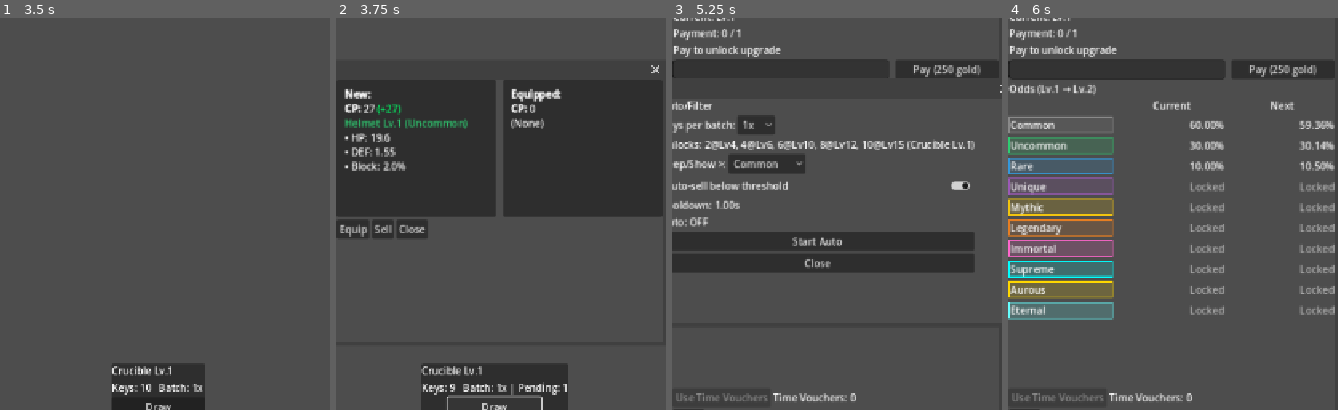
Above: before the commit, frames 1-4 (left to right).
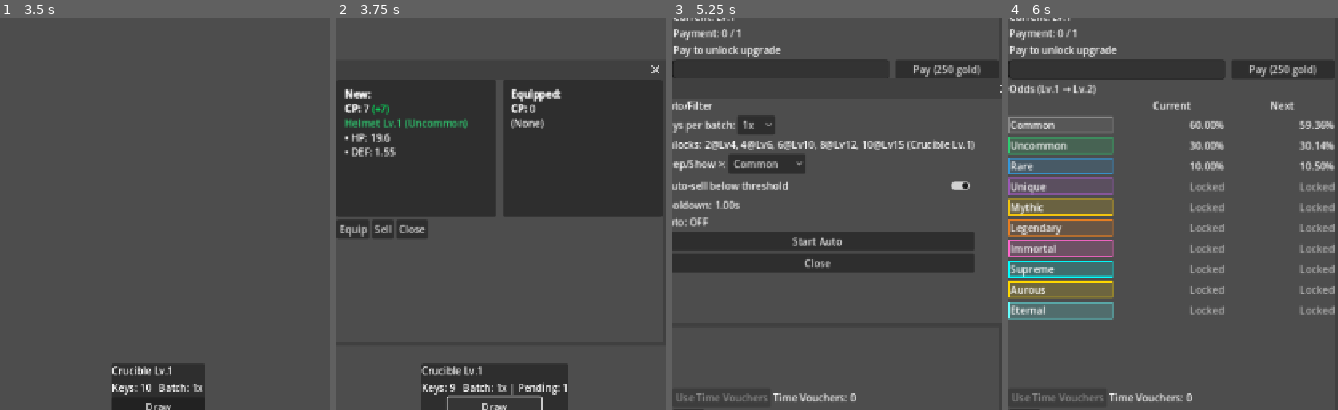
Above: after the commit, the same moments.

Repository: Mr-Cee/TheCrucibleGame
Game: Godot game, scene res://scenes/ui/Home.tscn
Two runs of this game, one before a commit and one after it. Both use one fixed random seed, a clock stepped at 60 frames per second and the inputs below.
Inputs:
- Up to frame 1 (3.5 s): click "All" at 0.5 s; click "Compact" at 1.25 s; click "Clear" at 2 s; click "1x" at 2.75 s
- Up to frame 2 (3.75 s): click "Draw" at 3.5 s
- Up to frame 3 (5.25 s): click "Upgrade" at 4.25 s; click "Auto" at 5 s
- Up to frame 4 (6 s): click "Start Auto" at 5.75 s
The pictures show only the part of the screen within x 25-75%, y 25-75%; the shares and areas given below are measured in that part.

Frame 1 is identical in both runs. In frame 2, 0.5% of the frame differs, in the area x 2-22%, y 21-40%; in frame 3, less than 0.1%; in frame 4, nothing differs.

Commit message:
Tweaked item generation. Fixed so stats are a bit more powerful as the tier increases. Also fixed number of stats per tier.

Diff:
--- a/scripts/systems/CrucibleSystem.gd
+++ b/scripts/systems/CrucibleSystem.gd
@@ -21,6 +21,8 @@
 
 	item.slot = ROLLABLE_SLOTS[rng.randi_range(0, ROLLABLE_SLOTS.size() - 1)]
 	item.item_level = Catalog.roll_item_level(p.level)
+
+	# IMPORTANT: actually assign rarity to the item
 	item.rarity = roll_rarity_for_level(p.crucible_level)
 
 	item.stats = _roll_stats(item.slot, item.item_level, item.rarity, p.class_id)
@@ -48,82 +50,211 @@
 
 func _roll_stats(slot: int, item_level: int, rarity: int, class_id: int) -> Stats:
 	var s := Stats.new()
+	var rng := (RNG as RNGService)
+
+	# Rarity multiplier (existing behavior)
 	var mult: float = float(Catalog.RARITY_STAT_MULT.get(rarity, 1.0))
-	var rng := (RNG as RNGService)
-
+
+	# -----------------------------
+	# 1) Main stats (Common/Uncommon baseline)
+	# -----------------------------
+	var is_weapon: bool = (slot == Catalog.GearSlot.WEAPON)
+	var is_armor: bool = (
+		slot == Catalog.GearSlot.HELMET
+		or slot == Catalog.GearSlot.SHOULDERS
+		or slot == Catalog.GearSlot.CHEST
+		or slot == Catalog.GearSlot.GLOVES
+		or slot == Catalog.GearSlot.BELT
+		or slot == Catalog.GearSlot.LEGS
+		or slot == Catalog.GearSlot.BOOTS
+	)
+	var is_accessory: bool = (slot == Catalog.GearSlot.RING or slot == Catalog.GearSlot.BRACELET)
+
+	# Slot-flavored main stat coefficients (tune freely)
+	# These are intentionally simple and consistent with your new tier rules.
 	match slot:
 		Catalog.GearSlot.WEAPON:
-			s.atk = 6.0 + float(item_level) * 1.9
-			s.crit_chance = _pct_roll(rng, 0, 4)
-			s.crit_dmg = _pct_roll(rng, 0, 8)
+			# Weapon main stats: HP + ATK
+			s.hp  = 8.0  + float(item_level) * 2.0
+			s.atk = 6.0  + float(item_level) * 1.9
 
 		Catalog.GearSlot.HELMET:
-			s.hp = 16.0 + float(item_level) * 3.6
-			s.def = 1.1 + float(item_level) * 0.45
-			s.block = _pct_roll(rng, 0, 3)
+			s.hp  = 16.0 + float(item_level) * 3.6
+			s.def = 1.1  + float(item_level) * 0.45
 
 		Catalog.GearSlot.SHOULDERS:
-			s.hp = 14.0 + float(item_level) * 3.2
-			s.def = 1.2 + float(item_level) * 0.50
-			s.avoidance = _pct_roll(rng, 0, 2)
+			s.hp  = 14.0 + float(item_level) * 3.2
+			s.def = 1.2  + float(item_level) * 0.50
 
 		Catalog.GearSlot.CHEST:
-			s.hp = 26.0 + float(item_level) * 5.2
-			s.def = 2.2 + float(item_level) * 0.75
-			s.regen = 0.10 + float(item_level) * 0.02
+			s.hp  = 26.0 + float(item_level) * 5.2
+			s.def = 2.2  + float(item_level) * 0.75
 
 		Catalog.GearSlot.GLOVES:
-			s.atk = 2.2 + float(item_level) * 0.85
-			s.atk_spd = 0.06 + float(item_level) * 0.012
-			s.combo_chance = _pct_roll(rng, 0, 3)
+			s.hp  = 12.0 + float(item_level) * 3.0
+			s.def = 0.9  + float(item_level) * 0.35
 
 		Catalog.GearSlot.BELT:
-			s.hp = 10.0 + float(item_level) * 2.8
-			s.def = 0.8 + float(item_level) * 0.30
-			s.regen = 0.15 + float(item_level) * 0.03
+			s.hp  = 10.0 + float(item_level) * 2.8
+			s.def = 0.8  + float(item_level) * 0.30
 
 		Catalog.GearSlot.LEGS:
-			s.hp = 18.0 + float(item_level) * 4.0
-			s.def = 1.6 + float(item_level) * 0.60
-			s.avoidance = _pct_roll(rng, 0, 3)
+			s.hp  = 18.0 + float(item_level) * 4.0
+			s.def = 1.6  + float(item_level) * 0.60
 
 		Catalog.GearSlot.BOOTS:
-			s.hp = 11.0 + float(item_level) * 2.7
-			s.avoidance = _pct_roll(rng, 0, 4)
-			s.atk_spd = 0.03 + float(item_level) * 0.008
+			s.hp  = 11.0 + float(item_level) * 2.7
+			s.def = 0.7  + float(item_level) * 0.25
 
 		Catalog.GearSlot.RING:
-			match class_id:
-				PlayerModel.ClassId.WARRIOR:
-					s.str = 1.0 + float(item_level) * 0.28
-				PlayerModel.ClassId.MAGE:
-					s.int_ = 1.0 + float(item_level) * 0.28
-				PlayerModel.ClassId.ARCHER:
-					s.agi = 1.0 + float(item_level) * 0.28
-			s.combo_chance = _pct_roll(rng, 0, 4)
-			s.combo_dmg = _pct_roll(rng, 0, 10)
+			# Accessories main stats (treat as armor-like)
+			s.hp  = 8.0  + float(item_level) * 2.2
+			s.def = 0.6  + float(item_level) * 0.22
 
 		Catalog.GearSlot.BRACELET:
-			match class_id:
-				PlayerModel.ClassId.WARRIOR:
-					s.str = 1.0 + float(item_level) * 0.22
-				PlayerModel.ClassId.MAGE:
-					s.int_ = 1.0 + float(item_level) * 0.22
-				PlayerModel.ClassId.ARCHER:
-					s.agi = 1.0 + float(item_level) * 0.22
-			s.crit_chance = _pct_roll(rng, 0, 4)
-			s.crit_dmg = _pct_roll(rng, 0, 12)
-
-		# Future slots: shouldn't drop (rollable list prevents it), but safe defaults.
-		Catalog.GearSlot.MOUNT:
-			s.hp = 8.0 + float(item_level) * 2.0
-			s.agi = 0.5 + float(item_level) * 0.10
-
-		Catalog.GearSlot.ARTIFACT:
-			s.atk = 3.0 + float(item_level) * 0.7
-			s.crit_chance = _pct_roll(rng, 0, 2)
+			s.hp  = 9.0  + float(item_level) * 2.0
+			s.def = 0.55 + float(item_level) * 0.20
 
 		_:
-			s.atk = 1.0 + float(item_level) * 0.3
+			# Safe default
+			s.hp  = 6.0 + float(item_level) * 2.0
+			s.def = 0.5 + float(item_level) * 0.2
+
+	# -----------------------------
+	# 2) Rare+: add class main stat (STR/INT/AGI)
+	# -----------------------------
+	if _rarity_meets_or_above(rarity, Catalog.Rarity.RARE):
+		var v: float = 1.0 + float(item_level) * 0.25
+		match class_id:
+			PlayerModel.ClassId.WARRIOR:
+				s.str = v
+			PlayerModel.ClassId.MAGE:
+				s.int_ = v
+			PlayerModel.ClassId.ARCHER:
+				s.agi = v
+
+	# -----------------------------
+	# 3) Unique+: add 1 secondary stat (chance/defensive)
+	# -----------------------------
+	if _rarity_meets_or_above(rarity, Catalog.Rarity.UNIQUE):
+		_add_secondary_tier1(s, slot, item_level, rng)
+
+	# -----------------------------
+	# 4) Mythic+: add another secondary stat (damage modifiers / utility)
+	# -----------------------------
+	if _rarity_meets_or_above(rarity, Catalog.Rarity.MYTHIC):
+		_add_secondary_tier2(s, slot, item_level, rng)
 
 	return s.scaled(mult)
+
+func _rarity_rank_map() -> Dictionary:
+	# Build once per call-site (small map; fine for MVP).
+	var m: Dictionary = {}
+	for i in range(Catalog.RARITY_DISPLAY_ORDER.size()):
+		m[int(Catalog.RARITY_DISPLAY_ORDER[i])] = i
+	return m
+
+func _rarity_meets_or_above(rarity: int, threshold: int) -> bool:
+	var m := _rarity_rank_map()
+	var r_rank: int = int(m.get(rarity, 0))
+	var t_rank: int = int(m.get(threshold, 0))
+	return r_rank >= t_rank
+
+func _pick_weighted(keys: Array[String], weights: Array[float], rng: RNGService) -> String:
+	var total: float = 0.0
+	for w in weights:
+		total += float(w)
+	if total <= 0.0:
+		return keys[0]
+
+	var roll: float = rng.randf() * total
+	var acc: float = 0.0
+	for i in range(keys.size()):
+		acc += float(weights[i])
+		if roll <= acc:
+			return keys[i]
+	return keys[keys.size() - 1]
+
+func _stat_exists(s: Object, prop: String) -> bool:
+	# Avoid hard-crashing if a stat isn't implemented yet (counterstrike)
+	for p in s.get_property_list():
+		if String(p.get("name", "")) == prop:
+			return true
+	return false
+
+func _set_stat_safe(s: Object, prop: String, value) -> void:
+	if _stat_exists(s, prop):
+		s.set(prop, value)
+
+func _add_secondary_tier1(s: Stats, slot: int, item_level: int, rng: RNGService) -> void:
+	# Tier 1 secondary: chance-based / defensive
+	# Pool: crit_chance, combo_chance, avoidance, block (+ optional counter_chance)
+	var keys: Array[String] = ["crit_chance", "combo_chance", "avoidance", "block", "counter_chance"]
+	var weights: Array[float]
+
+	# Slot bias
+	if slot == Catalog.GearSlot.WEAPON:
+		weights = [3.0, 2.0, 0.8, 0.4, 1.0]
+	elif slot == Catalog.GearSlot.RING or slot == Catalog.GearSlot.BRACELET:
+		weights = [1.6, 1.6, 1.4, 1.4, 1.2]
+	else:
+		# Armor
+		weights = [0.8, 0.8, 2.0, 2.3, 1.8]
+
+	var pick: String = _pick_weighted(keys, weights, rng)
+
+	# Roll sizes (simple, scales slightly with item level)
+	var max_ch: int = 2 + int(floor(float(item_level) / 5.0)) # grows slowly
+	max_ch = clampi(max_ch, 2, 8)
+
+	match pick:
+		"crit_chance":
+			s.crit_chance = float(rng.randi_range(0, max_ch))
+		"combo_chance":
+			s.combo_chance = float(rng.randi_range(0, max_ch))
+		"avoidance":
+			s.avoidance = float(rng.randi_range(0, max(2, max_ch - 1)))
+		"block":
+			s.block = float(rng.randi_range(0, max(2, max_ch - 1)))
+		"counter_chance":
+			_set_stat_safe(s, "counter_chance", float(rng.randi_range(0, max(2, max_ch - 1))))
+		_:
+			s.crit_chance = float(rng.randi_range(0, max_ch))
+
+func _add_secondary_tier2(s: Stats, slot: int, item_level: int, rng: RNGService) -> void:
+	# Tier 2 secondary: damage modifiers / utility
+	# Pool: crit_dmg, combo_dmg, atk_spd, regen (+ optional counter_dmg)
+	var keys: Array[String] = ["crit_dmg", "combo_dmg", "atk_spd", "regen", "counter_dmg"]
+	var weights: Array[float]
+
+	if slot == Catalog.GearSlot.WEAPON:
+		weights = [3.0, 2.2, 1.1, 0.4, 1.3]
+	elif slot == Catalog.GearSlot.RING or slot == Catalog.GearSlot.BRACELET:
+		weights = [1.8, 1.8, 1.2, 1.0, 1.2]
+	else:
+		# Armor
+		weights = [1.0, 1.0, 1.1, 2.0, 1.6]
+
+	var pick: String = _pick_weighted(keys, weights, rng)
+
+	# Scales
+	var max_pct: int = 6 + int(floor(float(item_level) / 3.0)) # grows faster
+	max_pct = clampi(max_pct, 6, 30)
+
+	match pick:
+		"crit_dmg":
+			s.crit_dmg = float(rng.randi_range(0, max_pct))
+		"combo_dmg":
+			s.combo_dmg = float(rng.randi_range(0, max_pct))
+		"atk_spd":
+			# attack speed as additive fraction (0.00..)
+			var v: float = 0.02 + float(item_level) * 0.004
+			s.atk_spd = v
+		"regen":
+			# regen as flat/sec (tune later)
+			var v2: float = 0.05 + float(item_level) * 0.01
+			s.regen = v2
+		"counter_dmg":
+			_set_stat_safe(s, "counter_dmg", float(rng.randi_range(0, max_pct)))
+		_:
+			s.crit_dmg = float(rng.randi_range(0, max_pct))
